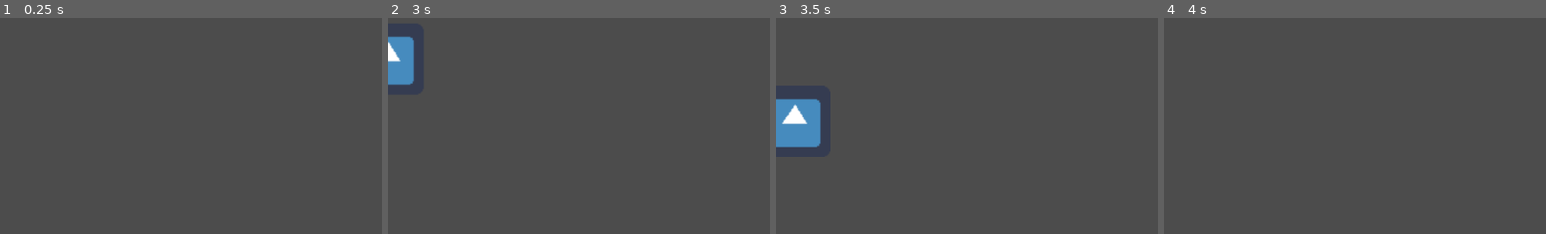
Above: before the commit, frames 1-4 (left to right).
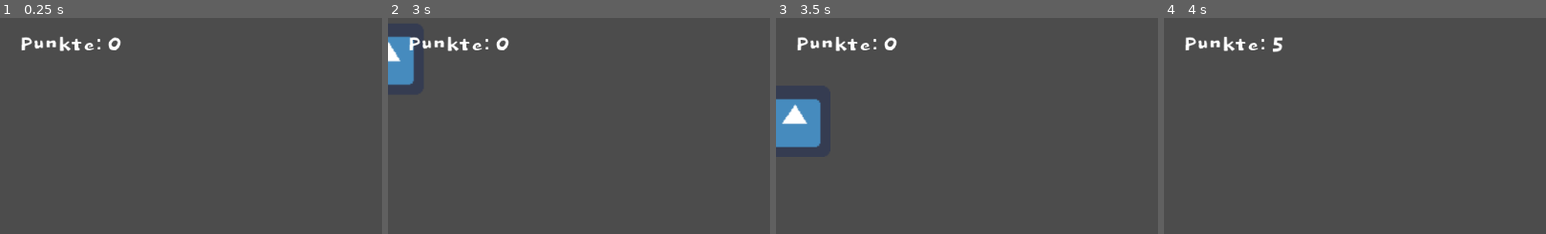
Above: after the commit, the same moments.

Repository: bugfi5h/moorschwein
Game: Godot game, scene res://gameobjects/Level.tscn
Two runs of this game, one before a commit and one after it. Both use one fixed random seed, a clock stepped at 60 frames per second and the inputs below. The engine's default icon, where the game draws it, is replaced by a stand-in: a white triangle on a blue panel in a dark square.
Inputs (mouse positions are % of the whole screen's width and height, from its top left):
- Up to frame 1 (0.25 s): no input
- Up to frame 2 (3 s): tap Enter at 0.5, 2 s; move the mouse to (72, 45) at 0.52 s; click (72, 45) at 0.67 s; tap Space at 1.25, 2.75 s; move the mouse to (30, 55) at 1.27 s; click (30, 55) at 1.42 s; move the mouse to (60, 28) at 2.02 s; click (60, 28) at 2.17 s; move the mouse to (45, 71) at 2.77 s; click (45, 71) at 2.92 s
- Up to frame 3 (3.5 s): no input
- Up to frame 4 (4 s): move the mouse to (3, 24) at 3.52 s; click (3, 24) at 3.67 s
The pictures show only the part of the screen within x 0-50%, y 0-50%; the shares and areas given below are measured in that part.

The runs differ from the first frame. In frame 1, 0.7% of the frame differs, in the area x 5-32%, y 8-16%; in frame 2, 0.7%; in frame 3, 0.7%; in frame 4, 0.7%.

Commit message:
Added UI and score system
Tutorial Part 4

Diff:
--- /dev/null
+++ b/MoorSchwein/assets/LabelFont.tres
@@ -0,0 +1,7 @@
+[gd_resource type="DynamicFont" load_steps=2 format=2]
+
+[ext_resource path="res://assets/Dokdo-Regular.ttf" type="DynamicFontData" id=1]
+
+[resource]
+size = 36
+font_data = ExtResource( 1 )
--- a/MoorSchwein/gameobjects/Level.gd
+++ b/MoorSchwein/gameobjects/Level.gd
@@ -1,5 +1,6 @@
 extends Node2D
 
+var mPoints : int = 0
 const PIG = preload("res://gameobjects/MoorSchwein.tscn")
 # Declare member variables here. Examples:
 # var a = 2
@@ -7,11 +8,15 @@
 
 # Called when the node enters the scene tree for the first time.
 func _ready():
-	pass # Replace with function body.
+	$CanvasLayer/UI.update_points(mPoints)
 
 # Called every frame. 'delta' is the elapsed time since the previous frame.
 #func _process(delta):
 #	pass
+
+func _on_pig_killed(points : int) -> void:
+	mPoints += points
+	$CanvasLayer/UI.update_points(mPoints)
 
 func _build_pig(points : int, horizontal_speed : float, vertical_speed :float, amplitude : float, scale : Vector2) -> Area2D:
 	var pig = PIG.instance()
@@ -27,6 +32,7 @@
 		pig.HORIZONTAL_SPEED *= -1
 		x = get_viewport_rect().size.x
 	pig.position = Vector2(x, randi()%screen_size+25)
+	pig.connect("killed", self, "_on_pig_killed")
 	return pig
 
 
--- a/MoorSchwein/gameobjects/Level.tscn
+++ b/MoorSchwein/gameobjects/Level.tscn
@@ -1,6 +1,7 @@
-[gd_scene load_steps=2 format=2]
+[gd_scene load_steps=3 format=2]
 
 [ext_resource path="res://gameobjects/Level.gd" type="Script" id=1]
+[ext_resource path="res://gameobjects/gui/UI.tscn" type="PackedScene" id=2]
 
 [node name="Level" type="Node2D"]
 script = ExtResource( 1 )
@@ -23,6 +24,10 @@
 
 [node name="BigPig" type="Node2D" parent="."]
 
+[node name="CanvasLayer" type="CanvasLayer" parent="."]
+
+[node name="UI" parent="CanvasLayer" instance=ExtResource( 2 )]
+
 [connection signal="timeout" from="NormalPigTimer" to="." method="_on_NormalPig_timeout"]
 [connection signal="timeout" from="SmallPigTimer" to="." method="_on_SmallPig_timeout"]
 [connection signal="timeout" from="BigPigTimer" to="." method="_on_BigPig_timeout"]
--- a/MoorSchwein/gameobjects/MoorSchwein.gd
+++ b/MoorSchwein/gameobjects/MoorSchwein.gd
@@ -7,6 +7,7 @@
 var m_start : float = 0
 var m_start_position : Vector2
 
+signal killed(points)
 
 # Called when the node enters the scene tree for the first time.
 func _ready() -> void:
@@ -22,11 +23,9 @@
 		kill(false)
 
 
-
-
 func kill(grant_points: bool) -> void:
-	if get_parent().has_method("add_points") and grant_points:
-		get_parent().add_points(POINTS)
+	if grant_points:
+		emit_signal("killed",POINTS)
 	queue_free()
 
 func _on_MoorSchwein_input_event(viewport, event, shape_idx) -> void:
--- /dev/null
+++ b/MoorSchwein/gameobjects/gui/UI.gd
@@ -0,0 +1,9 @@
+extends Control
+
+var mPoints : Label
+
+func _ready():
+	mPoints = $MarginContainer/HBoxContainer/Points
+
+func update_points(points: int) -> void:
+	mPoints.text = String(points)
--- /dev/null
+++ b/MoorSchwein/gameobjects/gui/UI.tscn
@@ -0,0 +1,37 @@
+[gd_scene load_steps=3 format=2]
+
+[ext_resource path="res://gameobjects/gui/UI.gd" type="Script" id=1]
+[ext_resource path="res://assets/LabelFont.tres" type="DynamicFont" id=2]
+
+[node name="UI" type="Control"]
+anchor_right = 1.0
+anchor_bottom = 1.0
+mouse_filter = 2
+script = ExtResource( 1 )
+
+[node name="MarginContainer" type="MarginContainer" parent="."]
+anchor_right = 1.0
+custom_constants/margin_right = 25
+custom_constants/margin_top = 25
+custom_constants/margin_left = 25
+custom_constants/margin_bottom = 25
+
+[node name="HBoxContainer" type="HBoxContainer" parent="MarginContainer"]
+margin_left = 25.0
+margin_top = 25.0
+margin_right = 999.0
+margin_bottom = 62.0
+custom_constants/separation = 5
+
+[node name="PointsLabel" type="Label" parent="MarginContainer/HBoxContainer"]
+margin_right = 113.0
+margin_bottom = 37.0
+custom_fonts/font = ExtResource( 2 )
+text = "Punkte:"
+
+[node name="Points" type="Label" parent="MarginContainer/HBoxContainer"]
+margin_left = 118.0
+margin_right = 200.0
+margin_bottom = 37.0
+custom_fonts/font = ExtResource( 2 )
+text = "5000"
Binary file added: MoorSchwein/assets/Dokdo-Regular.ttf
Not shown, added: MoorSchwein/assets/OFL.txt
